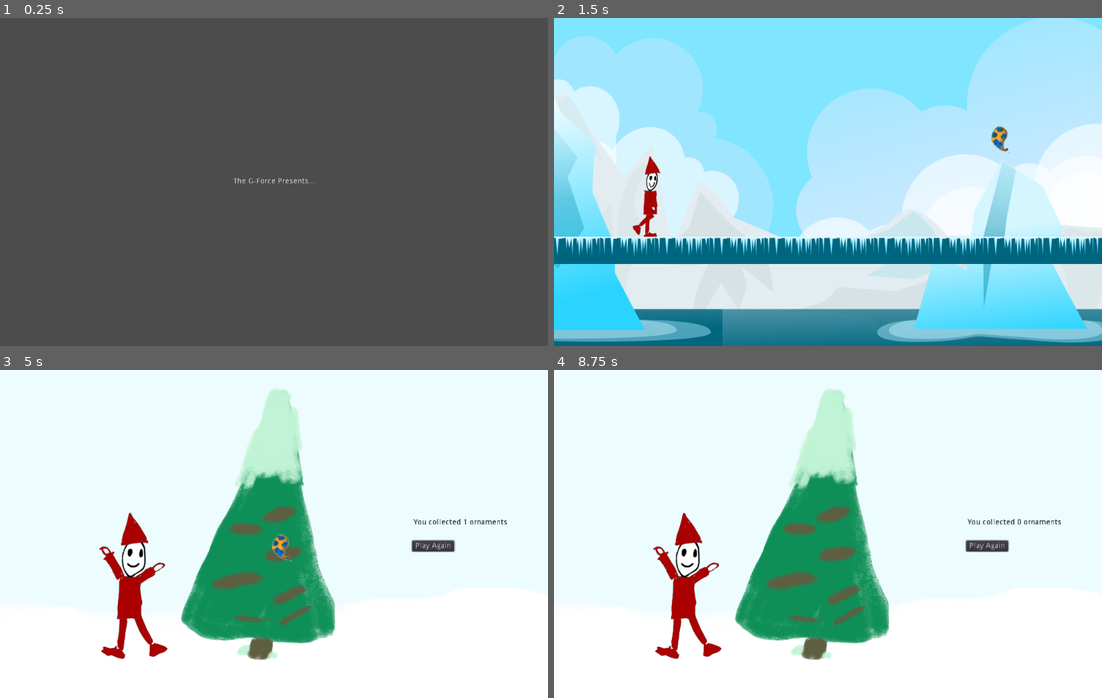
Above: before the commit, frames 1-4 (two rows, left to right).
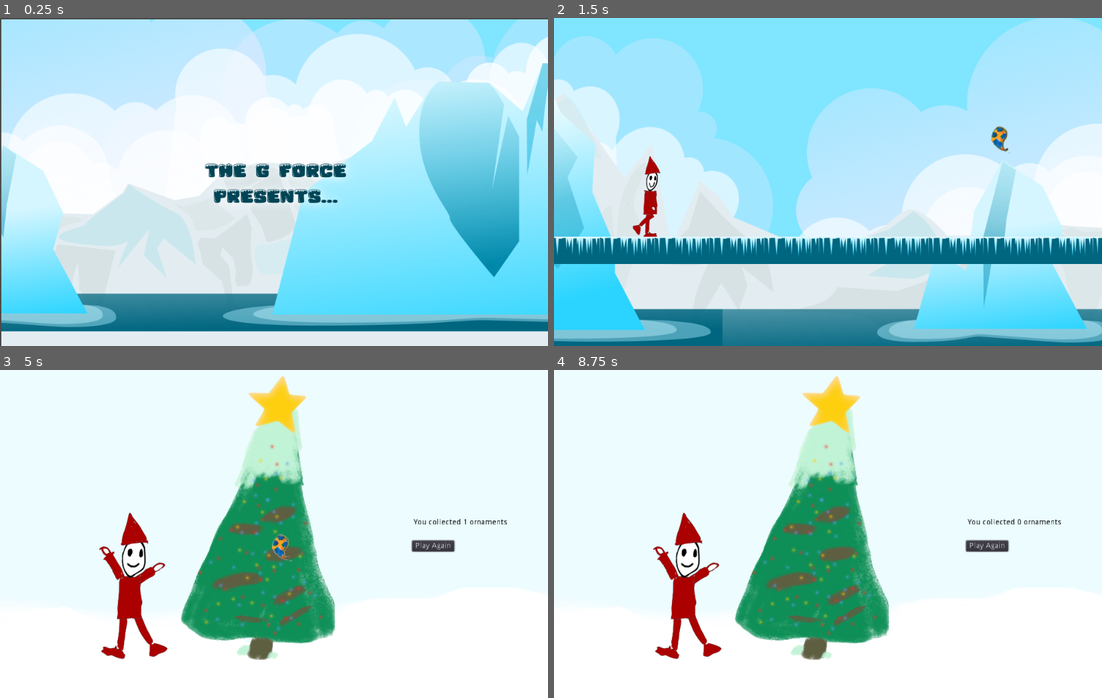
Above: after the commit, the same moments.

Repository: the-g-force/FamJam-December2020
Game: Godot game, scene res://src/SplashScreen.tscn
Same seed, same stepped clock (60 frames per second), same inputs: the game is played once before the commit and once after it. Sound files missing from this copy of the repository are replaced by a short silence.
Inputs (mouse positions are in pixels of both pictures, inside the frame that each line leads up to):
- Up to frame 1 (0.25 s): no input
- Up to frame 2 (1.5 s): tap Enter at 0.5 s; move the mouse to (948, 165) at 0.52 s; click (948, 165) at 0.67 s; tap Space (jump) at 0.77 s; click "PLAY" at 1.25 s
- Up to frame 3 (5 s): move the mouse to (164, 550) at 2.02 s; click (164, 550) at 2.17 s; tap Space (jump) at 2.27, 3.77, 4.52 s; move the mouse to (328, 461) at 2.77 s; click (328, 461) at 2.92 s; move the mouse to (246, 599) at 3.52 s; click (246, 599) at 3.67 s; move the mouse to (438, 583) at 4.27 s; click (438, 583) at 4.42 s
- Up to frame 4 (8.75 s): click "Play Again" at 5 s; move the mouse to (663, 484) at 5.77 s; click (663, 484) at 5.92 s; tap Space (jump) at 6.02, 7.52, 8.27 s; move the mouse to (855, 534) at 6.52 s; click (855, 534) at 6.67 s; move the mouse to (745, 452) at 7.27 s; click (745, 452) at 7.42 s; move the mouse to (948, 517) at 8.02 s; click (948, 517) at 8.17 s

The runs differ from the first frame. In frame 1, 99% of the frame differs, in the area x 0-100%, y 0-100%; in frame 2, nothing differs; in frame 3, 1.4%; in frame 4, 1.4%.

Commit message:
Add splash screen, update Batman ornament, add ornaments to main menu

Diff:
--- a/project/src/SplashScreen.tscn
+++ b/project/src/SplashScreen.tscn
@@ -1,6 +1,7 @@
-[gd_scene load_steps=2 format=2]
+[gd_scene load_steps=3 format=2]
 
 [ext_resource path="res://src/SplashScreen.gd" type="Script" id=1]
+[ext_resource path="res://assets/splash.png" type="Texture" id=2]
 
 [node name="SplashScreen" type="Control"]
 anchor_right = 1.0
@@ -12,13 +13,6 @@
 "_edit_use_anchors_": false
 }
 
-[node name="Label" type="Label" parent="."]
-anchor_left = 0.5
-anchor_top = 0.5
-anchor_right = 0.5
-anchor_bottom = 0.5
-margin_left = -74.5
-margin_top = -7.0
-margin_right = 74.5
-margin_bottom = 7.0
-text = "The G-Force Presents..."
+[node name="splash" type="Sprite" parent="."]
+position = Vector2( 502.773, 303.372 )
+texture = ExtResource( 2 )
Binary file changed: project/assets/mainscreen.png
Binary file changed: project/assets/ornaments/image2768.png
Binary file added: project/assets/splash.png
Not shown, added: project/assets/splash.png.import
Binary file changed: project/assets/tree.png
